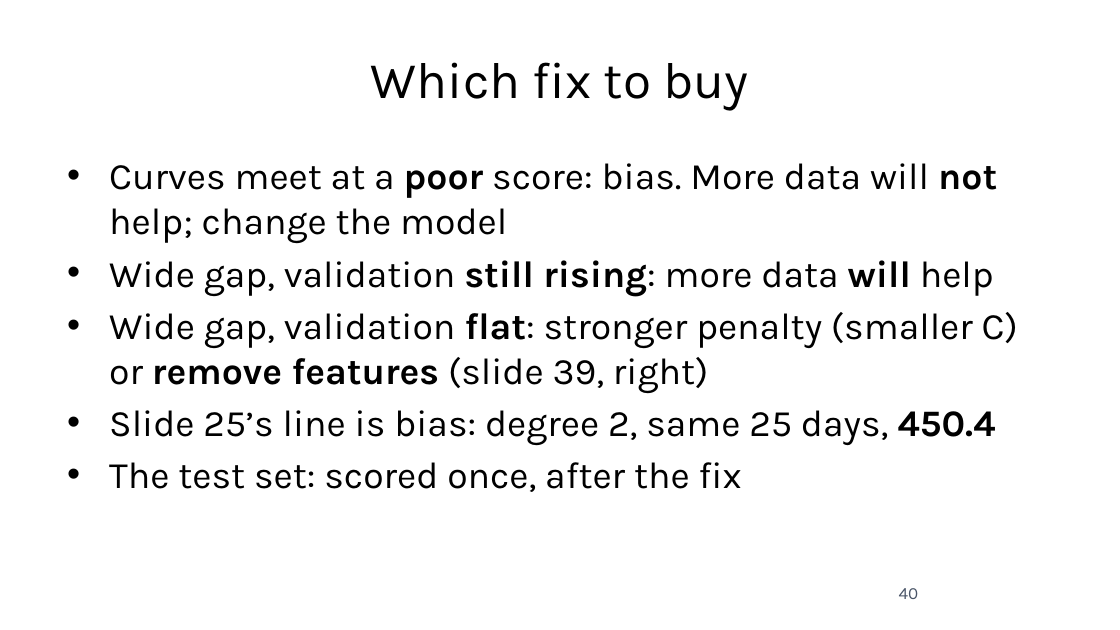
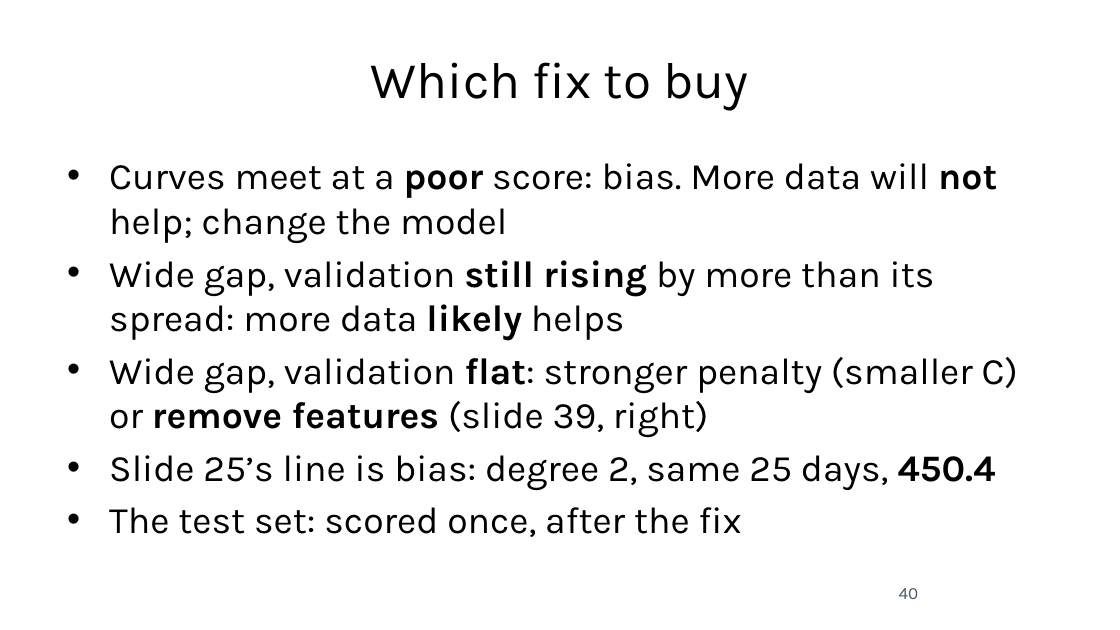
Before and after one commit to fabioantonini/technologies-for-artificial-intelligence, a slide deck: slide 40 of Lessons/05_experimental_methodology/Slides/experimental_methodology_slides.pptx. Drawn at 1120x630 pixels with LibreOffice and Linux fonts; fonts in the diff are those of the drawing; background and template pictures are left out. Boxes give left, top, right and bottom in pixels: in the first picture for what was removed or moved away, otherwise in the second. Text is boxed around its words. In the diff, an @@ line names an element or a change of style, - is before the commit and + after.

```diff
--- a/Lessons/05_experimental_methodology/Slides/experimental_methodology_slides.pptx
+++ b/Lessons/05_experimental_methodology/Slides/experimental_methodology_slides.pptx
@@ text at bbox=[109, 260, 935, 341]: text changed @@
-• Wide gap, validation still rising: more data will help
+• Wide gap, validation still rising by more than its spread: more data likely helps
```
Also in this commit, not shown: 8 other slides changed, 17 other files.
